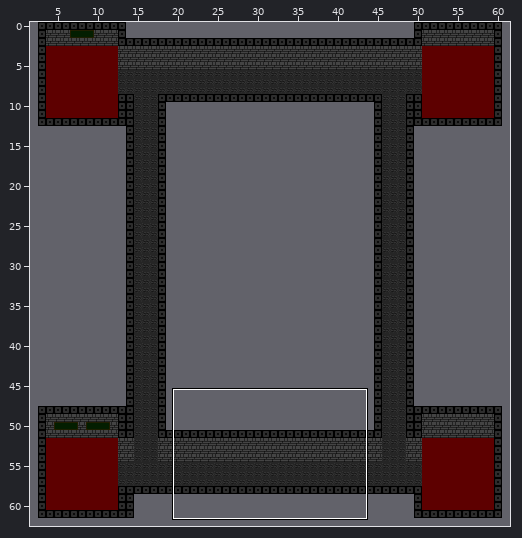
Tiled map -- dungeon-crawler/bin/Windows/x86/Debug/Content/maps/castle.tmx. Above, an overview of the earlier version with the close-up marked.
Close-up. Before:
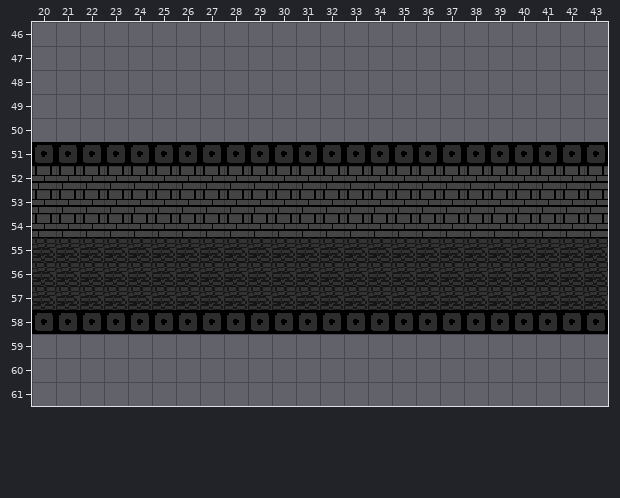
Cells are 16x16 px. Shown: x 20..43, y 46..61. The commit also changed other parts of the map, which this record leaves out.
And afterwards:
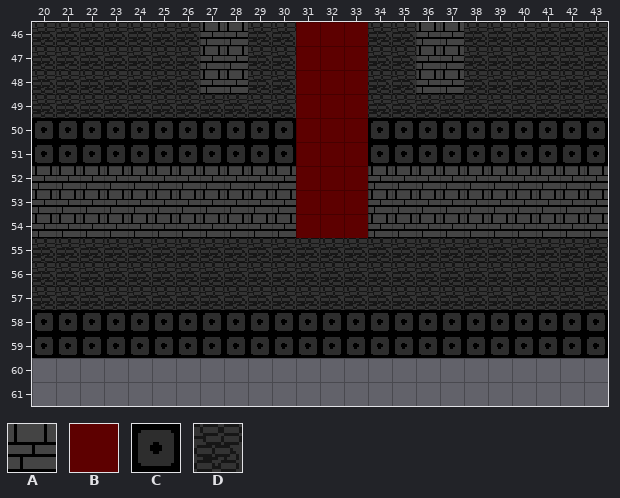
Key: from "castle": A 1, B 2, C 3, D 4.
_ is an empty cell.
Edits made:
Layer "Layer 1":
Tile B is added in rows 46 to 54 at x 31 to 33.
Tile D is added in rows 46 to 48 at x 20 to 26, 29 to 30, 34 to 35 and 38 to 43; in row 49 at x 20 to 30 and 34 to 43.
Layer "Collision Layer":
Tile A is added in rows 46 to 48 at x 27 to 28 and 36 to 37.
Tile C is added in row 50 at x 20 to 30 and 34 to 43; in row 59 at x 20 to 43.
Tile A is removed in rows 52 to 54 at x 31 to 33.
Tile C is removed in row 51 at x 31 to 33.
Boxes around the changes in both close-ups, in picture pixels (x1, y1, x2, y2):
changed: (32, 22, 608, 238)
added: (32, 334, 608, 358)
